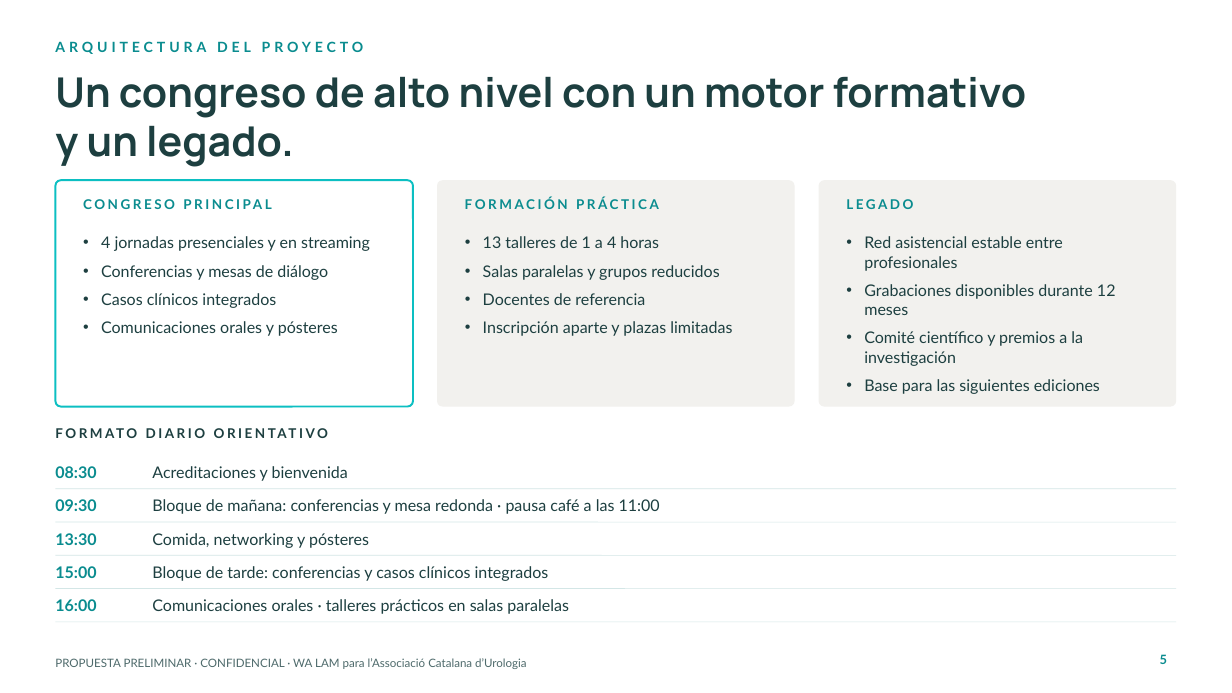
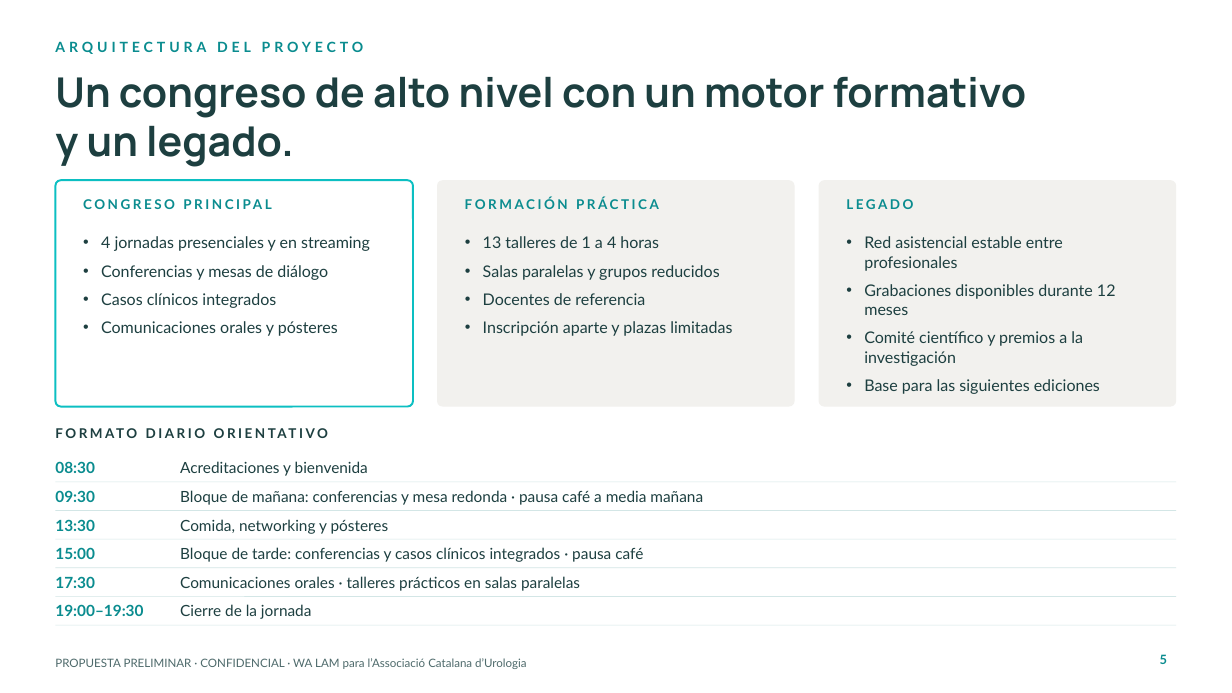
Before and after one commit to walam-bcn/formacion-olivier-bazin, a slide deck: slide 5 of Propuesta_Congreso_Salud_Pelvica_Urogenital_WALAM.pptx. Drawn at 1232x693 pixels with LibreOffice and Linux fonts; fonts in the diff are those of the drawing; background and template pictures are left out. Boxes give left, top, right and bottom in pixels: in the first picture for what was removed or moved away, otherwise in the second. Text is boxed around its words. In the diff, an @@ line names an element or a change of style, - is before the commit and + after.

```diff
--- a/Propuesta_Congreso_Salud_Pelvica_Urogenital_WALAM.pptx
+++ b/Propuesta_Congreso_Salud_Pelvica_Urogenital_WALAM.pptx
@@ text "Acreditaciones y bienvenida": place and size @@
-text "Acreditaciones y bienvenida" at box(152, 466, 348, 481)
+text "Acreditaciones y bienvenida" at box(180, 461, 368, 476)
@@ text "09:30": place and size @@
-text "09:30" at box(55, 499, 96, 511)
+text "09:30" at box(55, 490, 95, 502)
@@ line moved from (55, 489) - (1177, 489) to (55, 482) - (1177, 482) @@
@@ text at box(180, 490, 703, 505): text changed; size 12.5 to 12 pt @@
-Bloque de mañana: conferencias y mesa redonda · pausa café a las 11:00
+Bloque de mañana: conferencias y mesa redonda · pausa café a media mañana
@@ text "13:30": place and size @@
-text "13:30" at box(55, 533, 96, 545)
+text "13:30" at box(55, 519, 95, 531)
@@ line moved from (55, 522) - (1177, 522) to (55, 511) - (1177, 511) @@
@@ line moved from (55, 555) - (1177, 555) to (55, 539) - (1177, 539) @@
@@ text "Comida, networking y pósteres": place and size @@
-text "Comida, networking y pósteres" at box(152, 533, 369, 548)
+text "Comida, networking y pósteres" at box(180, 519, 389, 534)
@@ size 12.5 to 12 pt in 7 elements at box(180, 461, 368, 476), box(180, 519, 389, 534), box(180, 576, 580, 591), box(55, 461, 95, 473), box(55, 490, 95, 502), box(55, 519, 95, 531), box(55, 547, 95, 559) @@
@@ text "15:00": place and size @@
-text "15:00" at box(55, 566, 96, 578)
+text "15:00" at box(55, 547, 95, 559)
@@ line moved from (55, 589) - (1177, 589) to (55, 567) - (1177, 567) @@
@@ text "Comunicaciones orales · talleres prácticos ...": place and size @@
-text "Comunicaciones orales · talleres prácticos ..." at box(152, 599, 569, 614)
+text "Comunicaciones orales · talleres prácticos ..." at box(180, 576, 580, 591)
@@ text at box(180, 547, 643, 562): text changed; size 12.5 to 12 pt @@
-Bloque de tarde: conferencias y casos clínicos integrados
+Bloque de tarde: conferencias y casos clínicos integrados · pausa café
@@ line moved from (55, 622) - (1177, 622) to (55, 597) - (1177, 597) @@
@@ text at box(55, 576, 95, 588): text changed; size 12.5 to 12 pt @@
-16:00
+17:30
@@ text added at box(55, 604, 143, 616), 12 pt, text #0A8C8F, bold @@
+19:00–19:30
@@ line added from (55, 625) to (1177, 625), #D3E6E6 0.5 pt @@
@@ text added at box(180, 604, 312, 619), 12 pt, text #1D3F40 @@
+Cierre de la jornada
```
Also in this commit, not shown: 1 other file.
